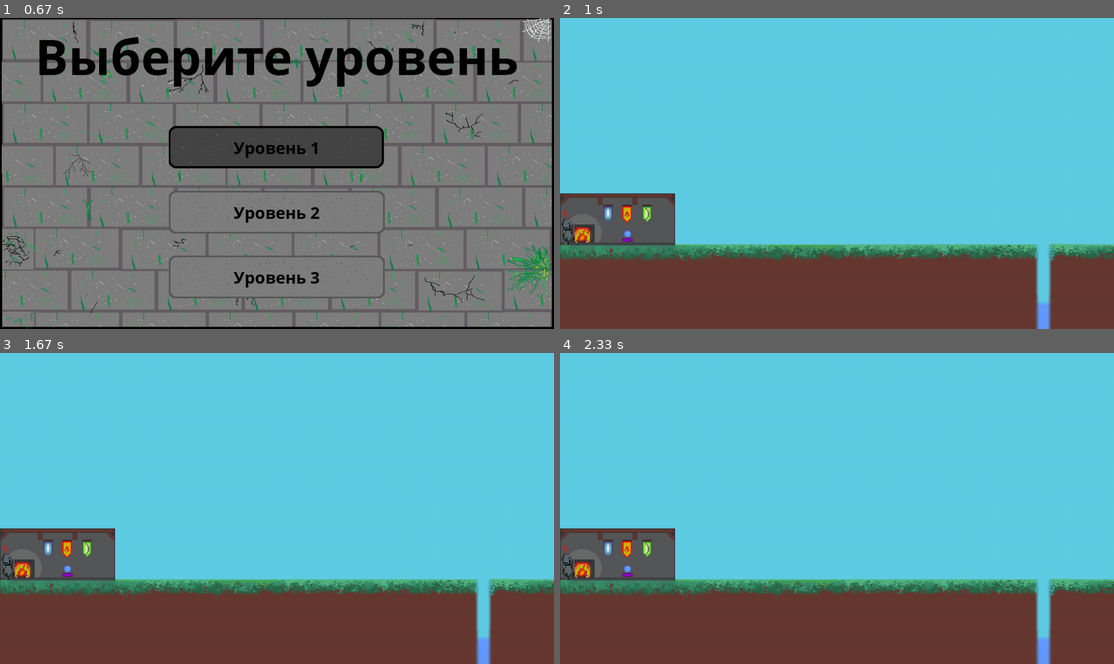
Above: before the commit, frames 1-4 (two rows, left to right).
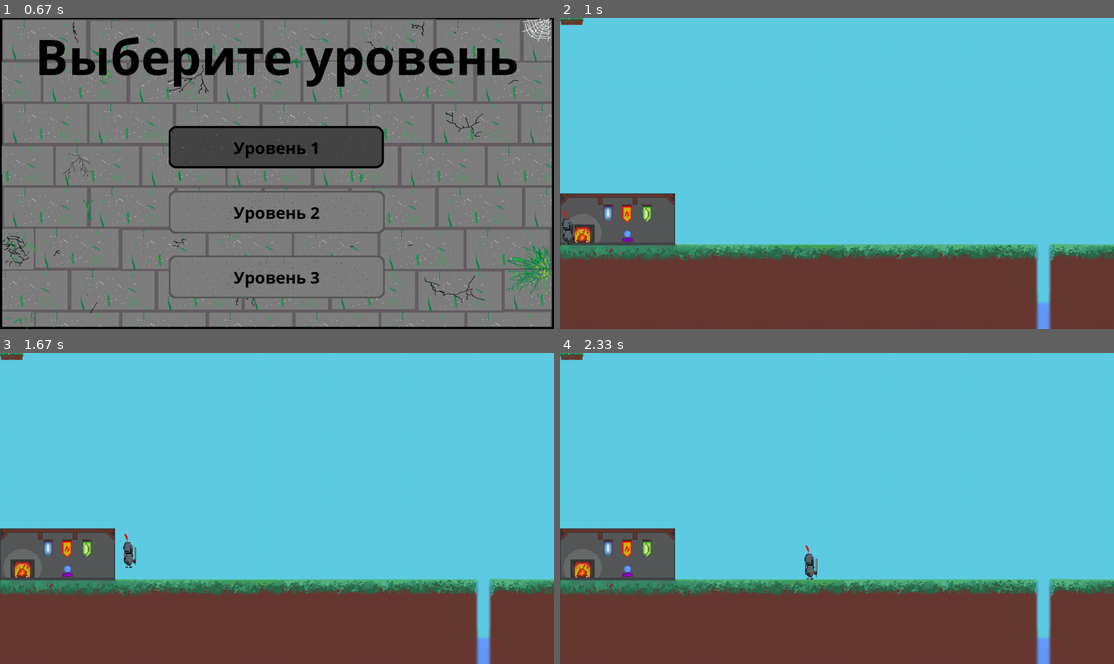
Above: after the commit, the same moments.

Repository: plov-cyber/Simple_Dungeon_PyGame
Game: pygame game, started from main.py
Same seed, same stepped clock (60 frames per second), same inputs: the game is played once before the commit and once after it.
Inputs (mouse positions are in pixels of both pictures, inside the frame that each line leads up to):
- Up to frame 1 (0.67 s): click (277, 148) at 0.38 s
- Up to frame 2 (1 s): click (837, 148) at 0.72 s
- Up to frame 3 (1.67 s): hold Right 1-1.47 s; move the mouse to (315, 573) at 1.03 s; hold Up from 1.5 s (still down)
- Up to frame 4 (2.33 s): release Up at 1.8 s; hold Right 1.83-2.3 s

Frame 1 is identical in both runs. In frame 2, 0.1% of the frame differs, in the area x 0-5%, y 0-3%; in frame 3, 0.3%; in frame 4, 0.3%, in the area x 0-47%, y 0-73%.

Commit message:
Написал класс для платформы. Добавил движение персонажа влево, вправо и прыжок.

Diff:
--- a/main.py
+++ b/main.py
@@ -48,11 +48,24 @@
     return image
 
 
+class Platform(pygame.sprite.Sprite):
+    """Класс платформ"""
+
+    def __init__(self, x, y):
+        """Инициализация платформы."""
+        super().__init__(platforms, all_sprites)
+        self.image = PL_IMG
+        self.rect = self.image.get_rect()
+        self.pos0 = (x, y)
+        self.rect.x, self.rect.y = x, y
+
+
 class Cloud(pygame.sprite.Sprite):
     """Класс облаков."""
 
-    def __init__(self, group):
-        super().__init__(group)
+    def __init__(self):
+        """Инициализация облака."""
+        super().__init__(clouds, all_sprites)
         self.image = random.choice(CLOUD_IMGS)
         self.rect = self.image.get_rect()
         self.rect.x = random.choice([6144, -self.image.get_width()])
@@ -60,28 +73,39 @@
         self.vx = random.choice([-1, 1])
 
     def update(self):
+        """Обновление координат облака."""
         if self.rect.x < -self.image.get_width() or self.rect.x > 6144:
             self.kill()
         else:
             self.rect.x += self.vx
 
 
-class Level:
+class Level(pygame.sprite.Sprite):
     """Класс уровня."""
 
     def __init__(self, image, enemies, platforms):
+        """Инициализация уровня."""
+        super().__init__(level, all_sprites)
         self.image = image
+        self.rect = self.image.get_rect()
+        self.rect.x, self.rect.y = 0, -500
         self.enemies = enemies
         self.platforms = platforms
 
-    def play_level(self):
-        lvl_sc.blit(self.image, (0, 0))
+    def update(self):
+        """Обновление всех спрайтов уровня."""
+        if 625 <= hero.x <= 5489:
+            self.rect.x = -(hero.x - hero.rect.x)
+
+        for pl in self.platforms:
+            pl.rect.x = pl.pos0[0] + self.rect.x
 
 
 class AnimatedSprite(pygame.sprite.Sprite):
     """Класс анимированного спрайта."""
 
     def __init__(self, group, sheet, columns, rows, x, y):
+        """Инициализация анимированного спрайта"""
         super().__init__(group)
         self.frames = []
         self.cut_sheet(sheet, columns, rows)
@@ -90,6 +114,7 @@
         self.rect = self.rect.move(x, y)
 
     def cut_sheet(self, sheet, columns, rows):
+        """Разрезание большой картинки на маленькие."""
         self.rect = pygame.Rect(0, 0, sheet.get_width() // columns,
                                 sheet.get_height() // rows)
         for j in range(rows):
@@ -99,6 +124,7 @@
                     frame_location, self.rect.size)))
 
     def update(self):
+        """Обновление картинки для анимацци"""
         self.cur_frame = (self.cur_frame + 1) % len(self.frames)
         self.image = self.frames[self.cur_frame]
 
@@ -107,34 +133,50 @@
     """Класс главного героя. Принимает координаты."""
 
     def __init__(self, group, x, y):
+        """Инициализация персонажа"""
         super().__init__(group)
         self.image = pygame.transform.scale(load_image('knight.png'), (30, 80))
         self.rect = self.image.get_rect()
         self.rect.x, self.rect.y = x, y
+        self.x = x
+        self.y0 = y
         self.turn = False
         self.jump = False
-        self.moving = False
+        self.jump_height = 40
 
     def move(self, x, y):
+        """Движение персонажа."""
         global level_x
-        if x < self.rect.x and not self.turn:
+        if x < self.x and not self.turn:
             self.image = pygame.transform.flip(self.image, 1, 0)
             self.turn = True
-        elif x > self.rect.x and self.turn:
+        elif x > self.x and self.turn:
             self.image = pygame.transform.flip(self.image, 1, 0)
             self.turn = False
 
-        if self.rect.x >= 655 and 0 >= level_x:
-            level_x -= x - self.rect.x
-        else:
-            level_x = 0
-            self.rect.x, self.rect.y = x, y
+        if 6114 >= x >= 0:
+            self.x = x
+            if 0 <= self.x <= 625:
+                self.rect.x = self.x
+            elif 5489 <= self.x <= 6114:
+                self.rect.x = (self.x + 256) % 1280
+
+    def update(self):
+        """Обновление координат при прыжке."""
+        if self.jump:
+            if self.rect.y > self.y0 - self.jump_height:
+                self.rect.y -= 3
+            else:
+                self.jump = False
+        elif self.rect.y < self.y0:
+            self.rect.y += 3
 
 
 class Button(pygame.sprite.Sprite):
     """Класс кнопки. Принимает значение ординаты y, текст и цвет текста самой кнопки."""
 
     def __init__(self, screen, group, y, txt, txt_color):
+        """Инициализация экземпляра."""
         super().__init__(group)
         self.color = txt_color
         self.screen = screen
@@ -172,7 +214,10 @@
 menu_buttons = pygame.sprite.Group()
 level_buttons = pygame.sprite.Group()
 hero_group = pygame.sprite.Group()
+all_sprites = pygame.sprite.Group()
+level = pygame.sprite.Group()
 clouds = pygame.sprite.Group()
+platforms = pygame.sprite.Group()
 
 # Инициализация экрана, установка оглавление и иконки приложения.
 screen = pygame.display.set_mode((WIN_WIDTH, WIN_HEIGHT))
@@ -186,6 +231,7 @@
 BACKGROUND = load_image('background.png')
 CLOUD_IMGS = [load_image('cloud1.png', (95, 205, 228)), load_image('cloud2.png', (95, 205, 228)),
               load_image('cloud3.png', (95, 205, 228))]
+PL_IMG = pygame.transform.scale(load_image('platform.png', (95, 205, 228)), (54, 16))
 
 # Загрузка звуков и музыки.
 load_sound(0, 'title_menu_music.mp3')
@@ -215,9 +261,10 @@
 
 # Уровень.
 lvl_sc = pygame.Surface((WIN_WIDTH, WIN_HEIGHT))
-level = None
+l_num = None
 level_x = 0
-LEVELS = [Level(pygame.transform.scale(load_image('level_1.png'), (6144, 1440)), [], [])]
+LEVELS = [Level(pygame.transform.scale(load_image('level_1.png'), (6144, 1440)), [],
+                [Platform(2306, 496), Platform(0, 0), Platform(0, 0)])]
 ticks = 0
 
 # Главный герой.
@@ -301,7 +348,7 @@
                 if event.type == pygame.MOUSEBUTTONUP and event.button == 1 and btn.rect.collidepoint(event.pos):
                     btn_sound.play()
                     if btn.title == 'Уровень 1':
-                        level = 1
+                        l_num = 1
                         now_screen = LVL
                     elif btn.title == 'Уровень 2':
                         pass
@@ -324,16 +371,21 @@
                 now_screen = LVL_CH_SCREEN
 
         keys = pygame.key.get_pressed()
+        if keys[pygame.K_UP] and hero.rect.y == hero.y0:
+            hero.jump = True
         if keys[pygame.K_RIGHT]:
-            pass
+            hero.move(hero.x + 10, hero.rect.y)
         if keys[pygame.K_LEFT]:
-            pass
-
-        lvl_sc.blit(LEVELS[level - 1].image, (level_x, -500))
+            hero.move(hero.x - 10, hero.rect.y)
+
+        level.draw(lvl_sc)
+        platforms.draw(lvl_sc)
         hero_group.draw(lvl_sc)
         if ticks == random.randint(0, 75):
-            Cloud(clouds)
+            Cloud()
         clouds.draw(lvl_sc)
+        hero_group.update()
+        level.update()
         clouds.update()
         ticks += 1
         if ticks > 75:
Binary file added: sources/platform.png
